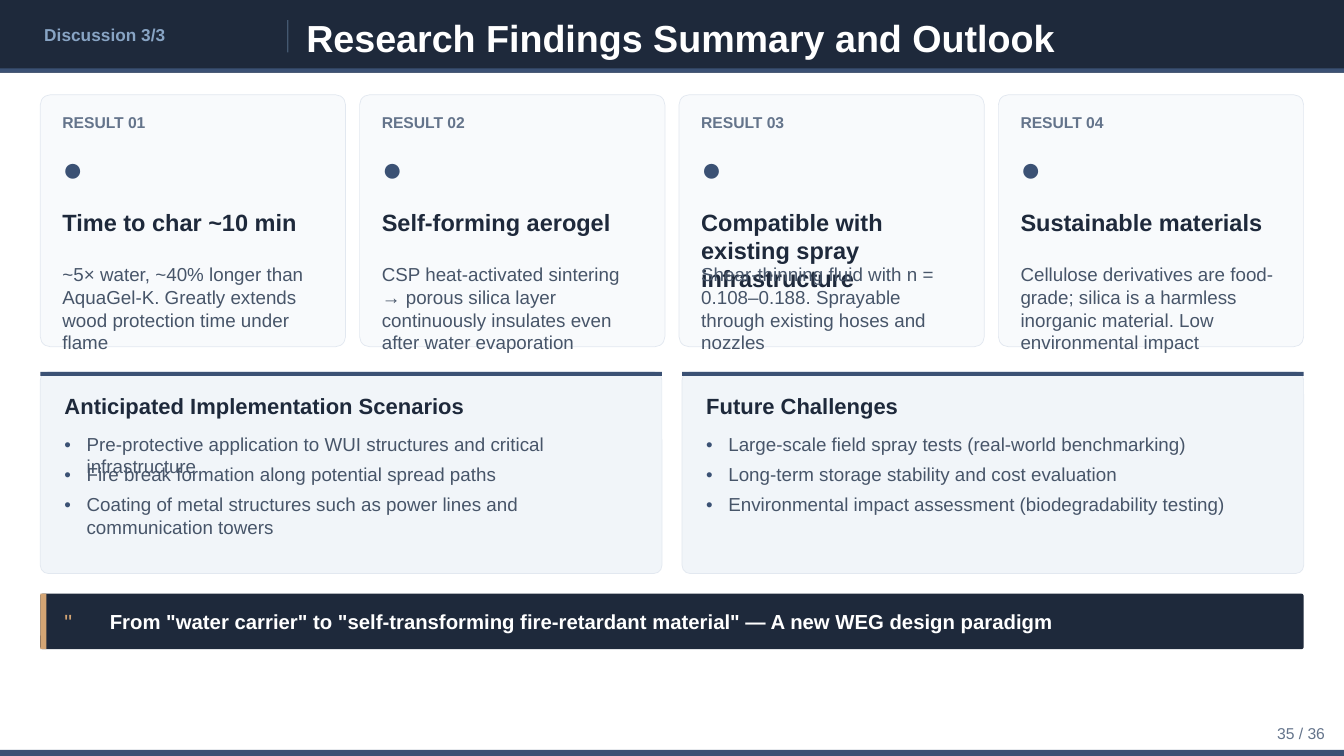
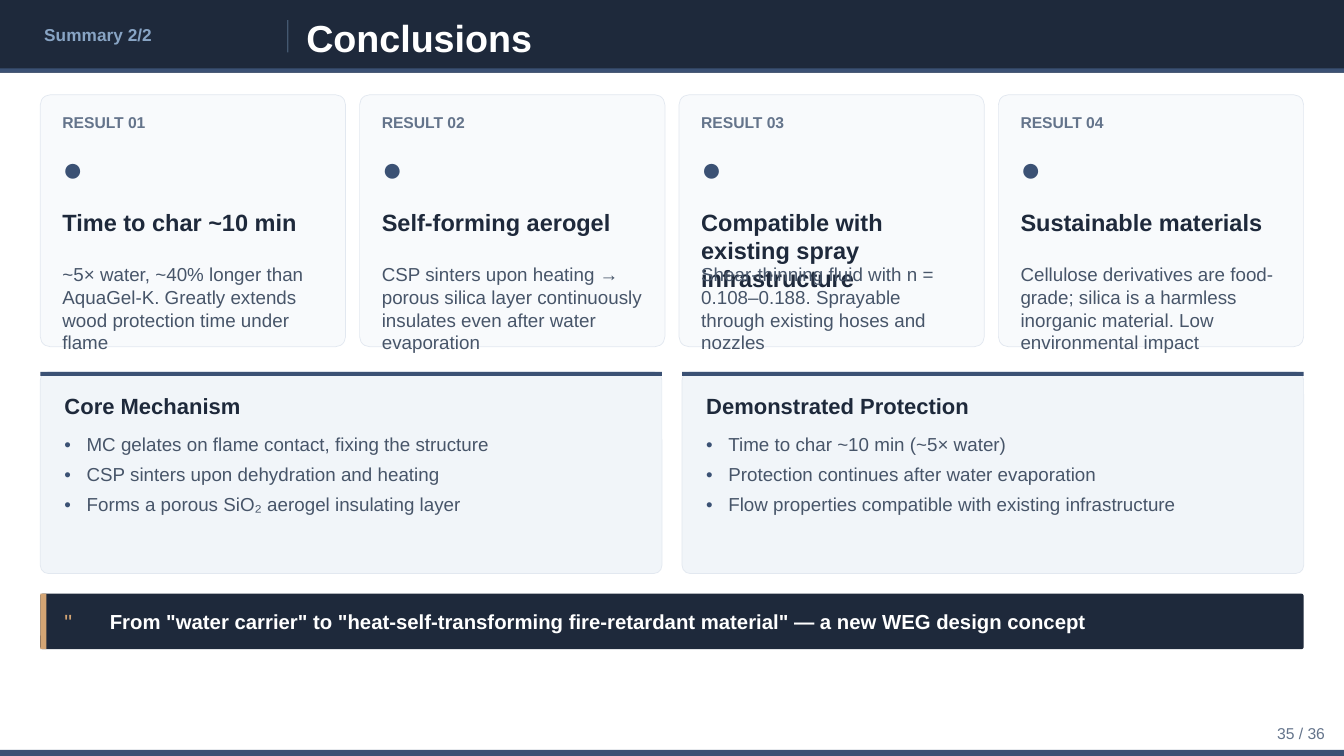
Before and after one commit to ytaisei0525-design/my-first-claude, a slide deck: slide 35 of slides_en.pptx. Drawn at 1344x756 pixels with LibreOffice and Linux fonts; fonts in the diff are those of the drawing. Boxes give left, top, right and bottom in pixels: in the first picture for what was removed or moved away, otherwise in the second. Text is boxed around its words. In the diff, an @@ line names an element or a change of style, - is before the commit and + after.

```diff
--- a/slides_en.pptx
+++ b/slides_en.pptx
@@ text at (44,28,152,45): text changed @@
-Discussion 3/3
+Summary 2/2
@@ text at (306,24,532,53): text changed @@
-Research Findings Summary and Outlook
+Conclusions
@@ text at (382,267,641,327): text changed @@
-CSP heat-activated sintering → porous silica layer continuously insulates even after water evaporation
+CSP sinters upon heating → porous silica layer continuously insulates even after water evaporation
@@ text at (64,398,241,415): text changed @@
-Anticipated Implementation Scenarios
+Core Mechanism
@@ text at (706,398,969,415): text changed @@
-Future Challenges
+Demonstrated Protection
@@ text at (87,437,489,455): text changed @@
-Pre-protective application to WUI structures and critical infrastructure
+MC gelates on flame contact, fixing the structure
@@ text at (728,437,1006,455): text changed @@
-Large-scale field spray tests (real-world benchmarking)
+Time to char ~10 min (~5× water)
@@ text at (87,467,440,485): text changed @@
-Fire break formation along potential spread paths
+CSP sinters upon dehydration and heating
@@ text at (728,467,1096,485): text changed @@
-Long-term storage stability and cost evaluation
+Protection continues after water evaporation
@@ text at (87,497,461,515): text changed @@
-Coating of metal structures such as power lines and communication towers
+Forms a porous SiO₂ aerogel insulating layer
@@ text at (728,497,1176,515): text changed @@
-Environmental impact assessment (biodegradability testing)
+Flow properties compatible with existing infrastructure
@@ text at (110,614,1085,634): text changed @@
-From "water carrier" to "self-transforming fire-retardant material" — A new WEG design paradigm
+From "water carrier" to "heat-self-transforming fire-retardant material" — a new WEG design concept
```
Also in this commit, not shown: 1 slide added, 1 slide removed, 3 other files.
